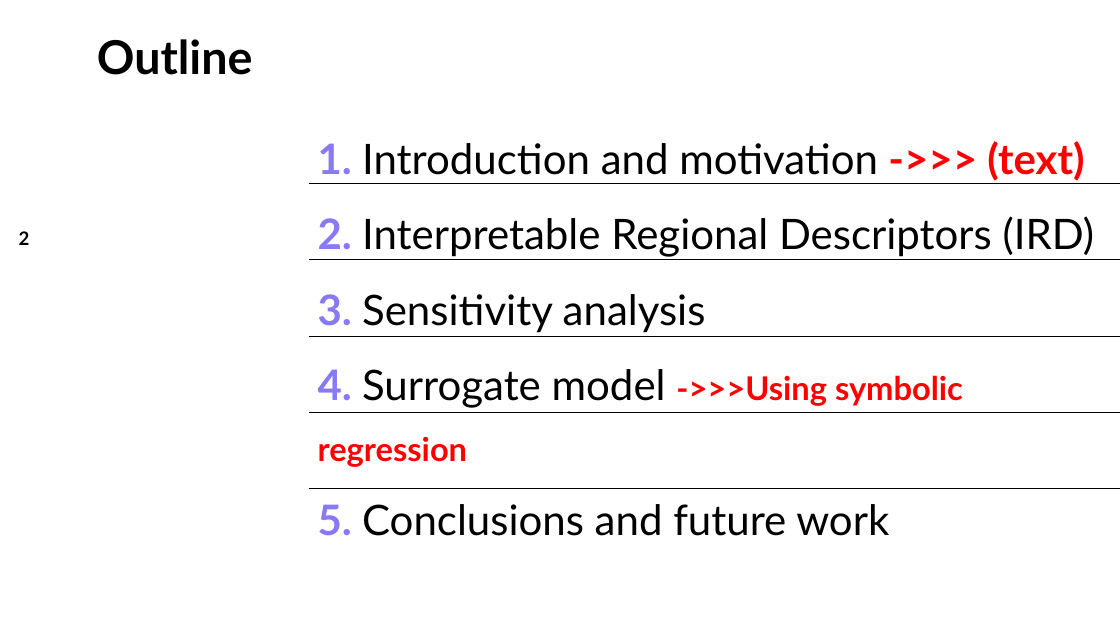
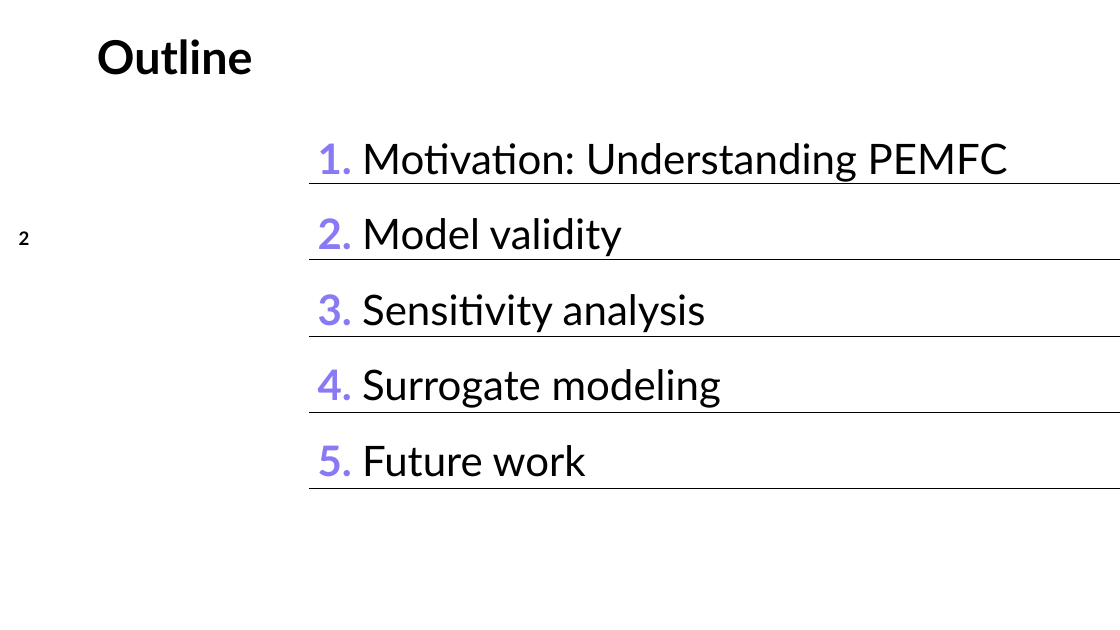
Before and after one commit to DejvisT/Sensitivity-Analysis-and-Surrogate-Modeling-of-PEM-Fuel-Cells, a slide deck: slide 2 of final_presentation_v1.pptx. Drawn at 1120x630 pixels with LibreOffice and Linux fonts; fonts in the diff are those of the drawing; background and template pictures are left out. Boxes give left, top, right and bottom in pixels: in the first picture for what was removed or moved away, otherwise in the second. Text is boxed around its words. In the diff, an @@ line names an element or a change of style, - is before the commit and + after.

Commit message:
Presentation update: Added slides for introduction + (some) for model validity

```diff
--- a/final_presentation_v1.pptx
+++ b/final_presentation_v1.pptx
@@ text at bbox=[318, 143, 1008, 257]: text changed @@
-1. Introduction and motivation ->>> (text)
-2. Interpretable Regional Descriptors (IRD)
+1. Motivation: Understanding PEMFC
+2. Model validity
@@ text at bbox=[318, 369, 721, 477]: text changed @@
-4. Surrogate model ->>>Using symbolic regression
-5. Conclusions and future work
+4. Surrogate modeling
+5. Future work
```
Also in this commit, not shown: 6 other slides changed, 7 slides added, 3 slides removed.
